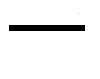
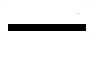
Layers edited between the first and the second 100 x 79 image:
painted on "swap bar" over <box>8,24,86,31</box>
